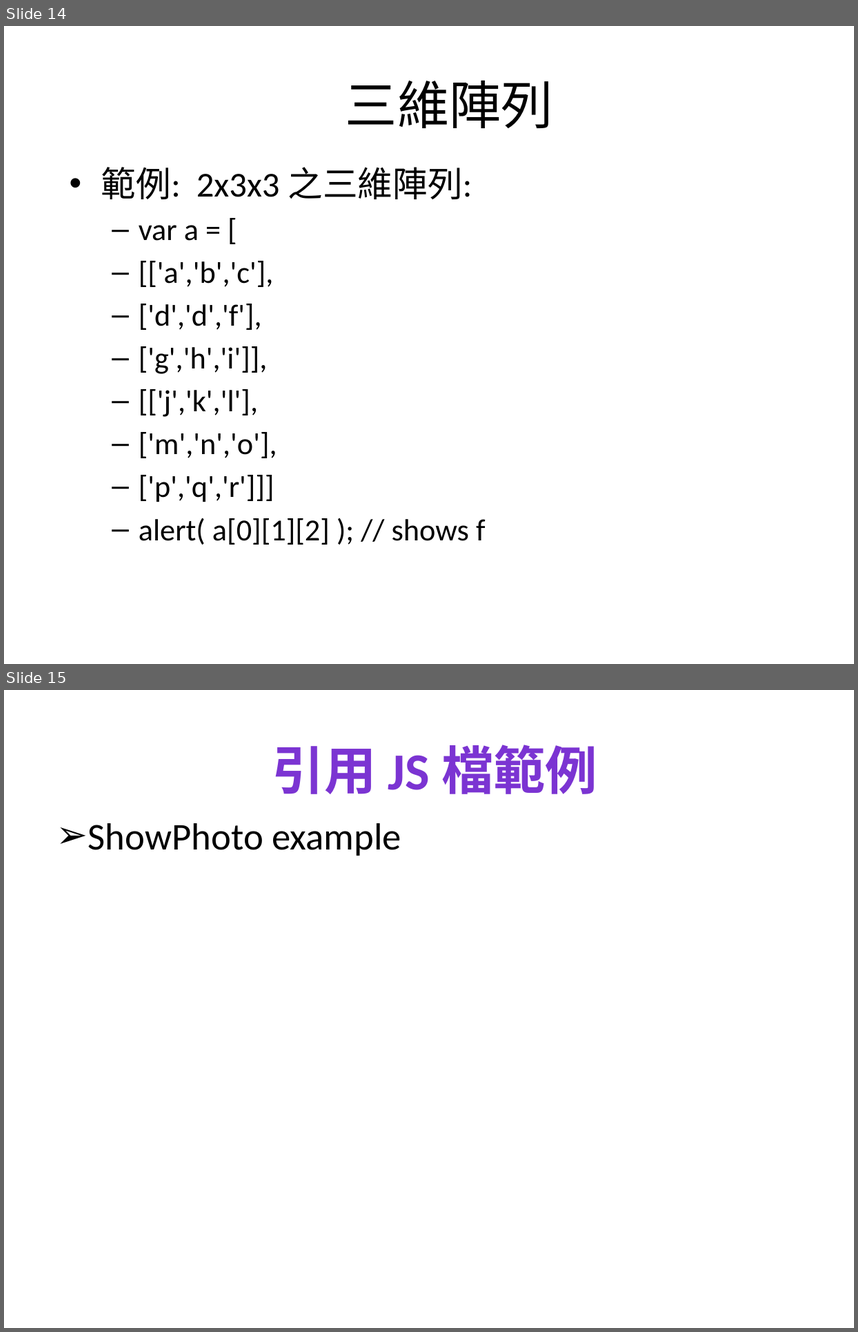
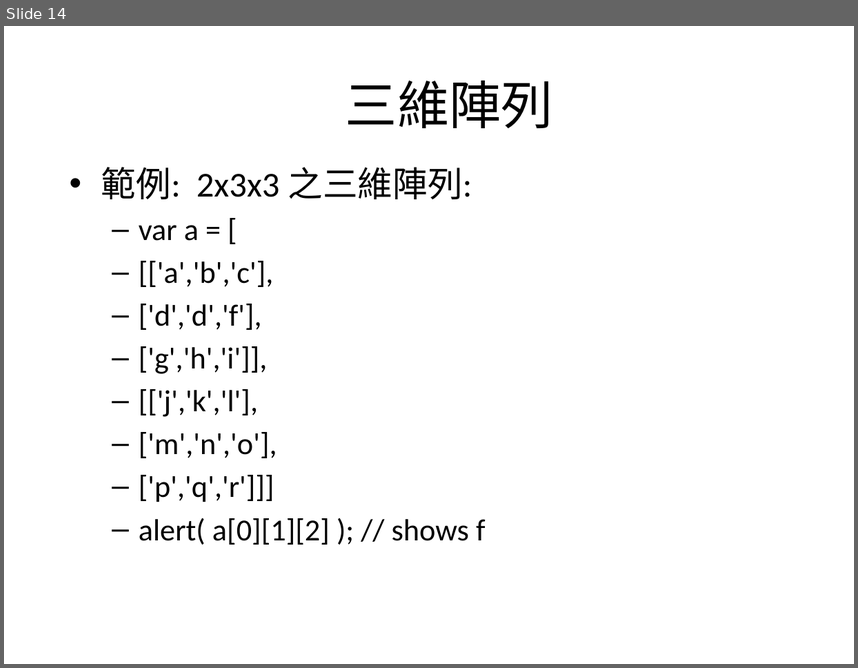
Before and after one commit to mos2718/W1, a slide deck: JS_Basic/array.pptx. Shown one above the other, each under a label of ours: slides 14 and 15 before the commit, slide 14 after it. The pictures are 858x1332 and 858x668 pixels, drawn with LibreOffice and Linux fonts; fonts in the diff are those of the drawing. Boxes give left, top, right and bottom in pixels: in the first picture for what was removed or moved away, otherwise in the second. Text is boxed around its words. In the diff, an @@ line names an element or a change of style, - is before the commit and + after.

```diff
--- a/JS_Basic/array.pptx
+++ b/JS_Basic/array.pptx
@@ slide 15 removed at [4, 690, 854, 1328], background #FFFFFF @@
@@ title removed at [272, 745, 597, 794] @@
-引用 JS 檔範例
@@ text removed at [88, 823, 401, 856] @@
-➢ ShowPhoto example
```
Also in this commit, not shown: 1 slide changed, 8 other slides removed, 4 other files.
